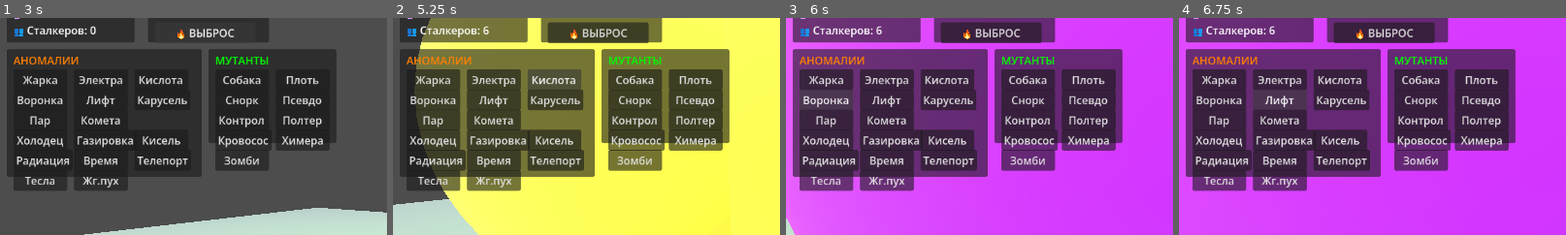
Above: before the commit, frames 1-4 (left to right).
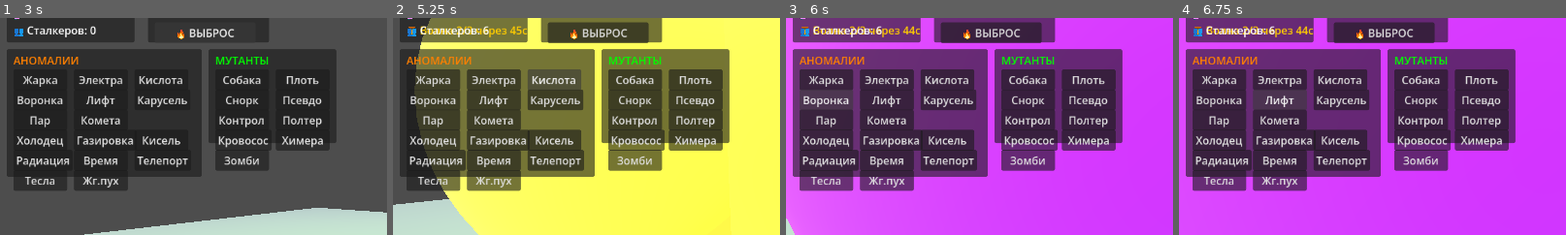
Above: after the commit, the same moments.

Repository: MisStiCc/StalkerRevert
Game: Godot game, scene res://scenes/ui/main_menu.tscn
Two runs of this game, one before a commit and one after it. Both use one fixed random seed, a clock stepped at 60 frames per second and the inputs below.
Inputs:
- Up to frame 1 (3 s): click "НОВАЯ ИГРА" at 0.5 s; click "НАЧАТЬ НОВЫЙ ЗАБЕГ" at 1.25 s; click "▶ СТАРТ ЗАБЕГА" at 2 s; click "🔥 ВЫБРОС" at 2.75 s
- Up to frame 2 (5.25 s): click "Жарка" at 3.5 s; click "Электра" at 4.25 s; click "Кислота" at 5 s
- Up to frame 3 (6 s): click "Воронка" at 5.75 s
- Up to frame 4 (6.75 s): click "Лифт" at 6.5 s
The pictures show only the part of the screen within x 0-50%, y 10-60%; the shares and areas given below are measured in that part.

Frame 1 is identical in both runs. In frame 2, 0.5% of the frame differs, in the area x 4-35%, y 3-9%; in frame 3, 0.5%; in frame 4, 0.5%.

Commit message:
feat: структура забега - 3 волны с паузами и победа за оборону
- SpawnManager: максимум волн max_waves=3 (export), между волнами пауза
  wave_break=45с (export) вместо периодического 30с таймера
- новые сигналы: break_started (номер волны + длительность паузы),
  all_waves_cleared (после зачистки поля от последней волны)
- после отбивания всех 3 волн и убийства оставшихся сталкеров -
  ПОБЕДА (finish_run(true)); победа по 5 выбросам остаётся как
  альтернативный путь
- ZoneController: прокси-сигнал wave_break_started для HUD
- HUD: обратный отсчёт до следующей волны в лейбле волны
  (Волна N/3 через Xс), номер волны теперь N/3

Проверено headless: волны [1,2,3], паузы [1,2], честное убийство
сталкеров через take_damage -> ПОБЕДА, забег завершён успехом.

Diff:
--- a/managers/spawn_manager.gd
+++ b/managers/spawn_manager.gd
@@ -6,12 +6,15 @@
 
 signal wave_started(wave_number: int, count: int)
 signal wave_ended(wave_number: int, survivors: int)
+signal break_started(wave_number: int, break_duration: float)
+signal all_waves_cleared
 signal stalker_spawned(stalker: Node, stalker_type: String)
 signal mutant_spawned(mutant: Node, mutant_type: String)
 signal stalker_died(stalker: Node, biomass_returned: float)
 
 # Параметры спавна
-@export var spawn_interval: float = 30.0
+@export var max_waves: int = 3
+@export var wave_break: float = 45.0
 @export var min_stalkers_per_wave: int = 3
 @export var max_stalkers_per_wave: int = 6
 @export var spawn_radius: float = 150.0
@@ -62,7 +65,6 @@
 var is_spawning: bool = false
 var is_active: bool = true
 var _difficulty: float = 1.0
-var _wave_timer: Timer
 
 # Статистика
 var _stalkers_killed: int = 0
@@ -86,7 +88,6 @@
 
 func _ready():
 	add_to_group("spawn_manager")
-	_setup_timer()
 
 	# Заполняем сцены мутантов
 	mutant_scenes = {
@@ -105,13 +106,6 @@
 	print("SpawnManager инициализирован")
 
 
-func _setup_timer():
-	_wave_timer = Timer.new()
-	_wave_timer.wait_time = spawn_interval
-	_wave_timer.timeout.connect(_start_wave)
-	add_child(_wave_timer)
-
-
 func _get_monolith() -> Node:
 	var current_time = Time.get_ticks_msec() / 1000.0
 	if current_time - _last_monolith_check > MONOLITH_CACHE_TIME or not is_instance_valid(_cached_monolith):
@@ -125,14 +119,14 @@
 func start_spawning():
 	is_active = true
 	await get_tree().create_timer(1.0).timeout
-	_wave_timer.start()
+	if not is_active:
+		return
 	_start_wave()
 	print("Спавн сталкеров запущен")
 
 
 func stop_spawning():
 	is_active = false
-	_wave_timer.stop()
 	print("Спавн сталкеров остановлен")
 
 
@@ -150,6 +144,9 @@
 
 func _start_wave():
 	if is_spawning or not is_active:
+		return
+
+	if current_wave >= max_waves:
 		return
 
 	is_spawning = true
@@ -168,6 +165,32 @@
 	is_spawning = false
 	wave_ended.emit(current_wave, spawned)
 	print("Волна " + str(current_wave) + " завершена, создано: " + str(spawned))
+
+	if current_wave >= max_waves:
+		_watch_field_clear()
+	else:
+		_schedule_next_wave()
+
+
+func _schedule_next_wave():
+	"""Пауза между волнами, затем следующая волна"""
+	if not is_active:
+		return
+	break_started.emit(current_wave, wave_break)
+	print("Пауза между волнами: " + str(wave_break) + " с. Следующая волна: " + str(current_wave + 1))
+	await get_tree().create_timer(wave_break).timeout
+	if not is_active:
+		return
+	_start_wave()
+
+
+func _watch_field_clear():
+	"""Последняя волна заспавнена: победа, когда игрок перебьёт всех сталкеров"""
+	while is_active and get_stalker_count() > 0:
+		await get_tree().create_timer(1.0).timeout
+	if is_active:
+		print("Все волны отбиты, сталкеров не осталось!")
+		all_waves_cleared.emit()
 
 
 func _calculate_stalker_count() -> int:
--- a/ui/hud/hud.gd
+++ b/ui/hud/hud.gd
@@ -52,6 +52,8 @@
 
 var zone_controller: Node
 var emission_cooldown: float = 60.0
+var _break_time_left: float = 0.0
+var _break_next_wave: int = 0
 var emission_timer: float = 0.0
 var is_emission_active: bool = false
 
@@ -66,6 +68,8 @@
 		zone_controller.radiation_pulse_started.connect(_on_emission_started)
 		zone_controller.radiation_pulse_ended.connect(_on_emission_ended)
 		zone_controller.wave_started.connect(_on_wave_started)
+		if zone_controller.has_signal("wave_break_started"):
+			zone_controller.wave_break_started.connect(_on_break_started)
 
 	_connect_buttons()
 	_setup_sounds()
@@ -144,6 +148,12 @@
 	else:
 		emission_timer_label.visible = false
 
+	if _break_time_left > 0.0:
+		_break_time_left -= delta
+		wave_label.visible = true
+		wave_label.modulate = Color(1, 0.8, 0.2)
+		wave_label.text = "⏳ Волна %d/%d через %dс" % [_break_next_wave, _get_max_waves(), int(ceil(_break_time_left))]
+
 	if zone_controller:
 		var status = zone_controller.get_status()
 		stalker_count_label.text = "👥 Сталкеров: %d" % status.get("stalkers", 0)
@@ -157,8 +167,20 @@
 	biomass_value.text = "%d / %d" % [int(current), int(max_val)]
 
 
+func _on_break_started(wave_number: int, break_duration: float):
+	_break_next_wave = wave_number + 1
+	_break_time_left = break_duration
+
+
+func _get_max_waves() -> int:
+	if zone_controller and zone_controller.get("spawn_manager"):
+		return zone_controller.spawn_manager.max_waves
+	return 3
+
+
 func _on_wave_started(wave_number: int, _count: int):
-	wave_label.text = "🌊 ВОЛНА %d" % wave_number
+	_break_time_left = 0.0
+	wave_label.text = "🌊 ВОЛНА %d/%d" % [wave_number, _get_max_waves()]
 	wave_label.modulate = Color.YELLOW
 	wave_label.visible = true
 
--- a/zones/zone_controller.gd
+++ b/zones/zone_controller.gd
@@ -11,6 +11,7 @@
 signal radiation_pulse_ended
 signal wave_started(wave_number: int, count: int)
 signal wave_ended(wave_number: int, survivors: int)
+signal wave_break_started(wave_number: int, break_duration: float)
 signal game_over
 signal game_won(run_number: int, reward: float)
 
@@ -147,6 +148,18 @@
 	is_prep_phase = false
 	print("ZoneController: СТАРТ - сталкеры пошли!")
 	spawn_manager.start_spawning()
+
+
+func _on_wave_break_started(wave_number: int, break_duration: float):
+	wave_break_started.emit(wave_number, break_duration)
+
+
+func _on_all_waves_cleared():
+	"""Все 3 волны отбиты, сталкеров не осталось - победа"""
+	if is_run_finished:
+		return
+	print("ПОБЕДА: все волны отбиты!")
+	finish_run(true)
 
 
 func _connect_to_hud():
@@ -242,6 +255,8 @@
 	# SpawnManager
 	spawn_manager.wave_started.connect(_on_wave_started)
 	spawn_manager.wave_ended.connect(_on_wave_ended)
+	spawn_manager.break_started.connect(_on_wave_break_started)
+	spawn_manager.all_waves_cleared.connect(_on_all_waves_cleared)
 	spawn_manager.stalker_died.connect(_on_stalker_died)
 	spawn_manager.mutant_spawned.connect(_on_mutant_spawned)
 
